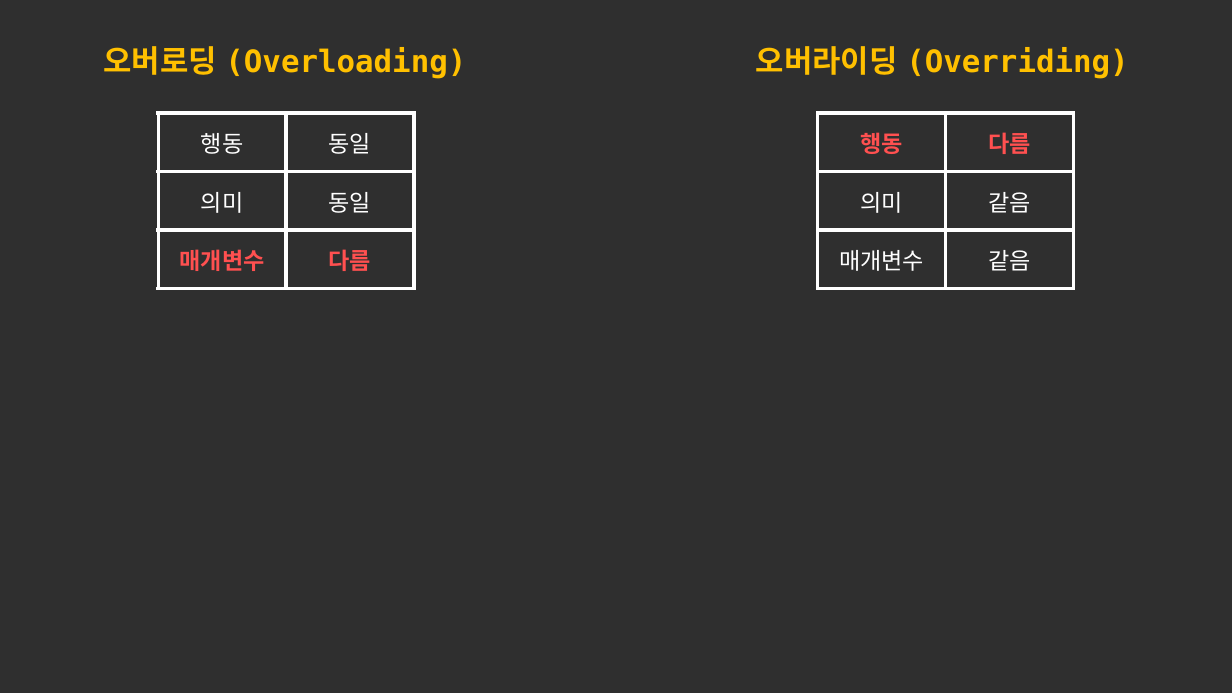
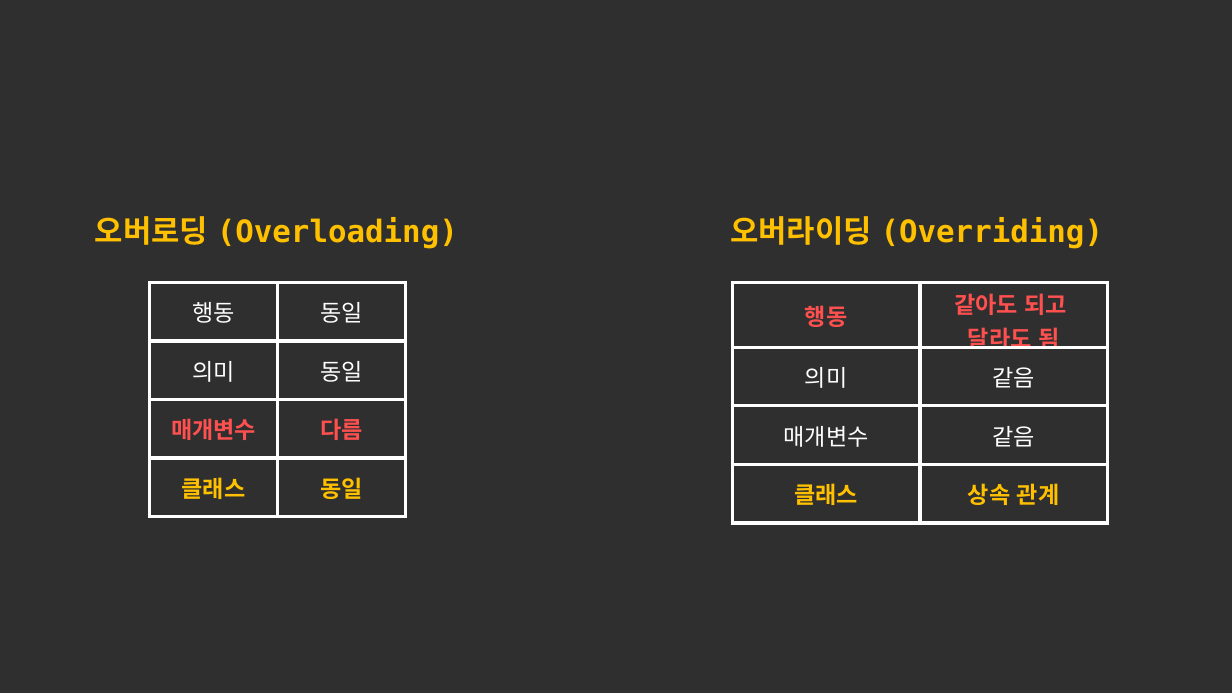
Before and after one commit to forwdevel/Full-Stack, a slide deck: slide 11 of 객체이론정리_2.pptx. Drawn at 1232x693 pixels with LibreOffice and Linux fonts; fonts in the diff are those of the drawing. Boxes give left, top, right and bottom in pixels: in the first picture for what was removed or moved away, otherwise in the second. Text is boxed around its words. In the diff, an @@ line names an element or a change of style, - is before the commit and + after.

Commit message:
Update 객체이론정리_2.pptx
오버로딩, 오버라이딩까지 업로드

```diff
--- a/객체이론정리_2.pptx
+++ b/객체이론정리_2.pptx
@@ text "오버로딩 (Overloading)": place and size @@
-text "오버로딩 (Overloading)" at [103, 46, 466, 79]
+text "오버로딩 (Overloading)" at [95, 216, 458, 249]
@@ text "오버라이딩 (Overriding)": place and size @@
-text "오버라이딩 (Overriding)" at [756, 46, 1128, 79]
+text "오버라이딩 (Overriding)" at [730, 216, 1103, 249]
@@ table at [150, 283, 405, 517] @@
+row 4: 클래스 | 동일
@@ table: place and size @@
-table at [158, 113, 413, 288]
+table at [150, 283, 405, 517]
@@ table at [733, 283, 1108, 523] @@
-row 1, column 2: 다름
+row 1, column 2: 같아도 되고 / 달라도 됨
+row 4: 클래스 | 상속 관계
@@ table: place and size @@
-table at [818, 113, 1073, 288]
+table at [733, 283, 1108, 523]
```
Also in this commit, not shown: 2 slides added.
